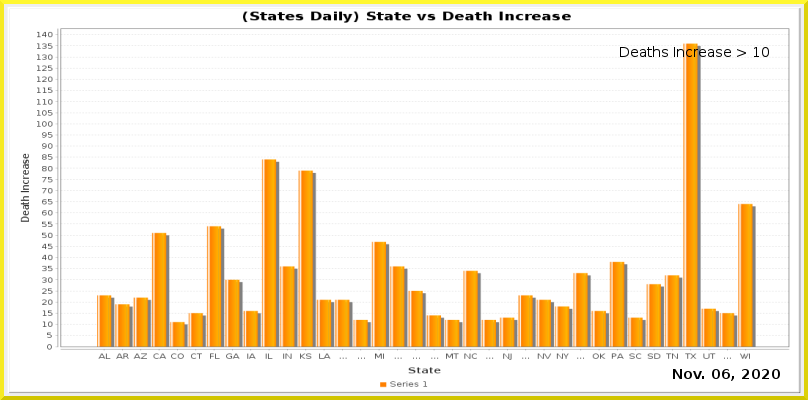
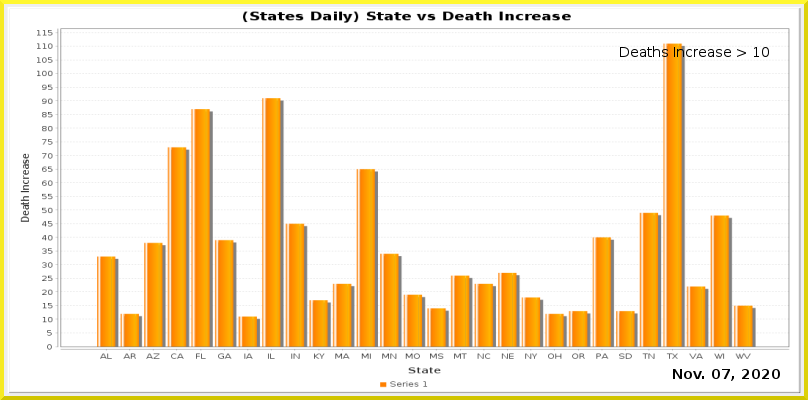
Layered file, before and after one edit (808 × 400). Changes by layer:
painted on "Current Date" over [722, 369, 730, 379]
painted on "Date_vs_TestIncrease.png" over [37, 30, 789, 360]
